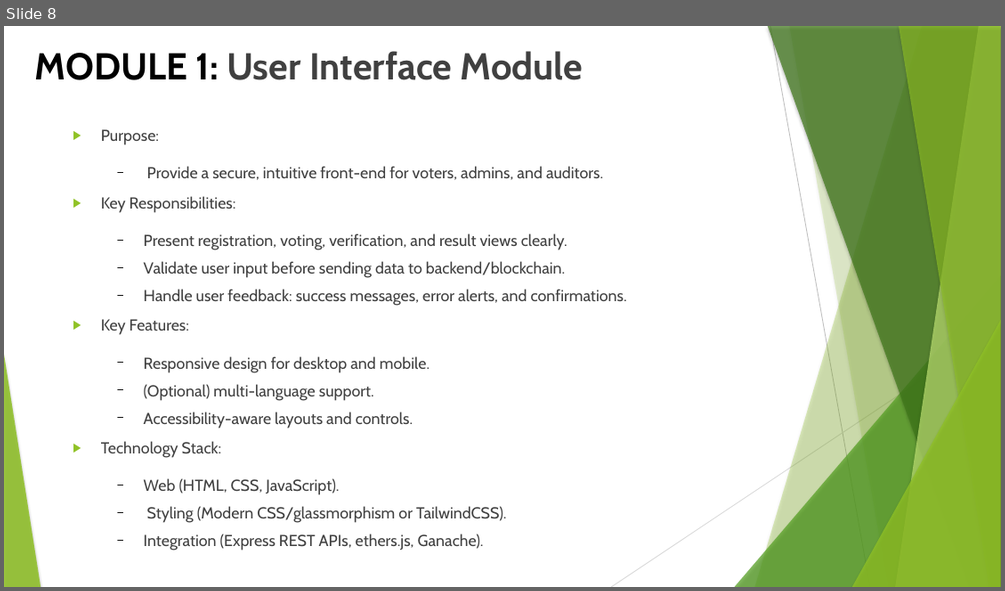
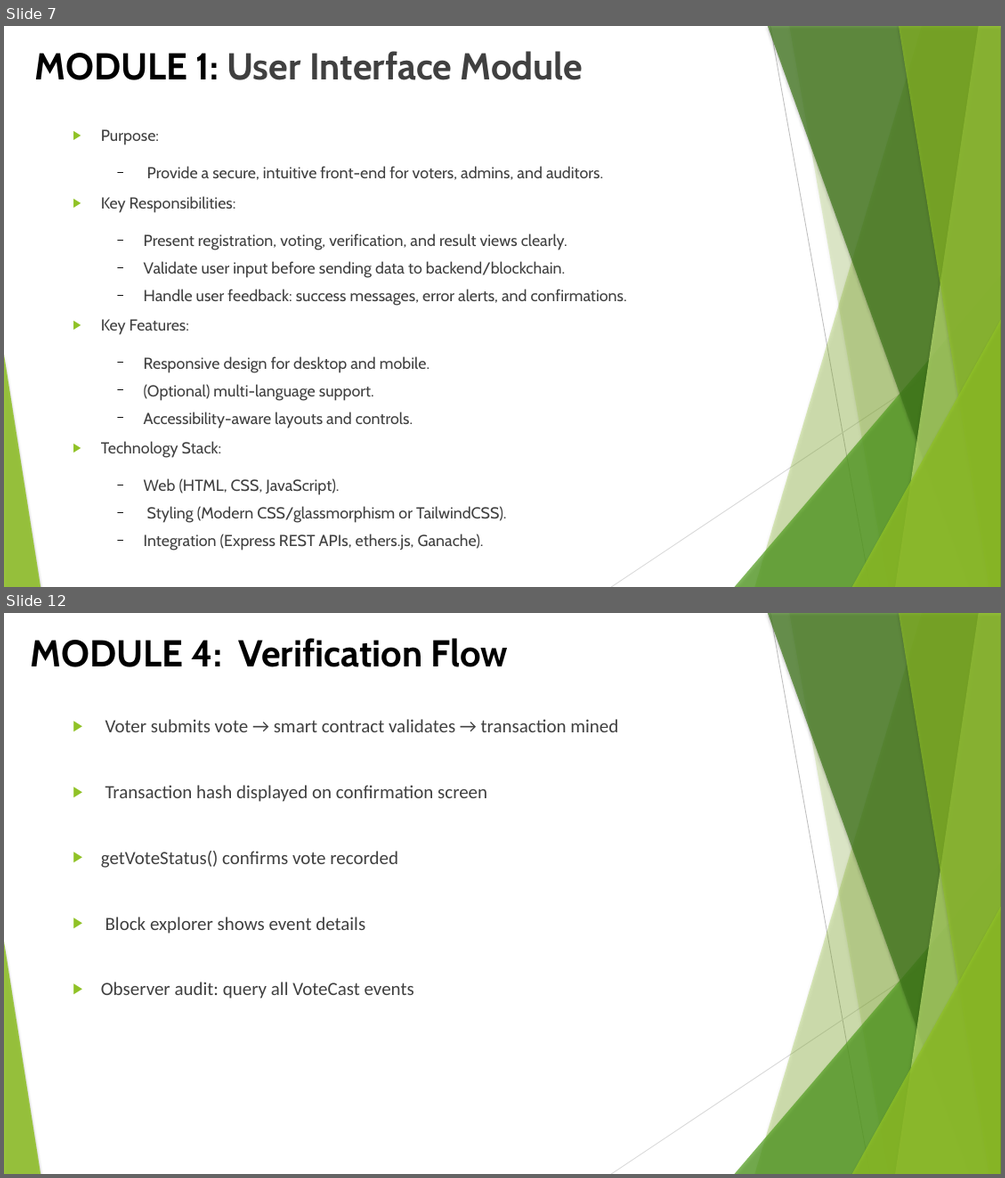
Before and after one commit to SridharanThangaraji/blockchain-voting, a slide deck: docs/blockchain-voting-review-II.pptx. Shown one above the other, each under a label of ours: slide 8 before the commit, slides 7 and 12 after it; the slides between them are not shown. The pictures are 1005x591 and 1005x1178 pixels, drawn with LibreOffice and Linux fonts; fonts in the diff are those of the drawing. Boxes give left, top, right and bottom in pixels: in the first picture for what was removed or moved away, otherwise in the second. Text is boxed around its words. In the diff, an @@ line names an element or a change of style, - is before the commit and + after.

```diff
--- a/docs/blockchain-voting-review-II.pptx
+++ b/docs/blockchain-voting-review-II.pptx
@@ slide 12 added at (4, 613, 1001, 1174), background #FFFFFF; not listed: 10 template elements that a slide beside it also shows @@
@@ title added at (30, 638, 508, 667), 36 pt, text #000000, bold @@
+MODULE 4: Verification Flow
@@ text added at (101, 719, 618, 998), 18 pt, text #404040 @@
+▶ Voter submits vote → smart contract validates → transaction mined
+▶ Transaction hash displayed on confirmation screen
+▶ getVoteStatus() confirms vote recorded
+▶ Block explorer shows event details
+▶ Observer audit: query all VoteCast events
@@ what was slide 8 is now slide 7 @@
```
Also in this commit, not shown: 7 other slides changed, 9 other slides added, 7 slides removed, 1 other file.
